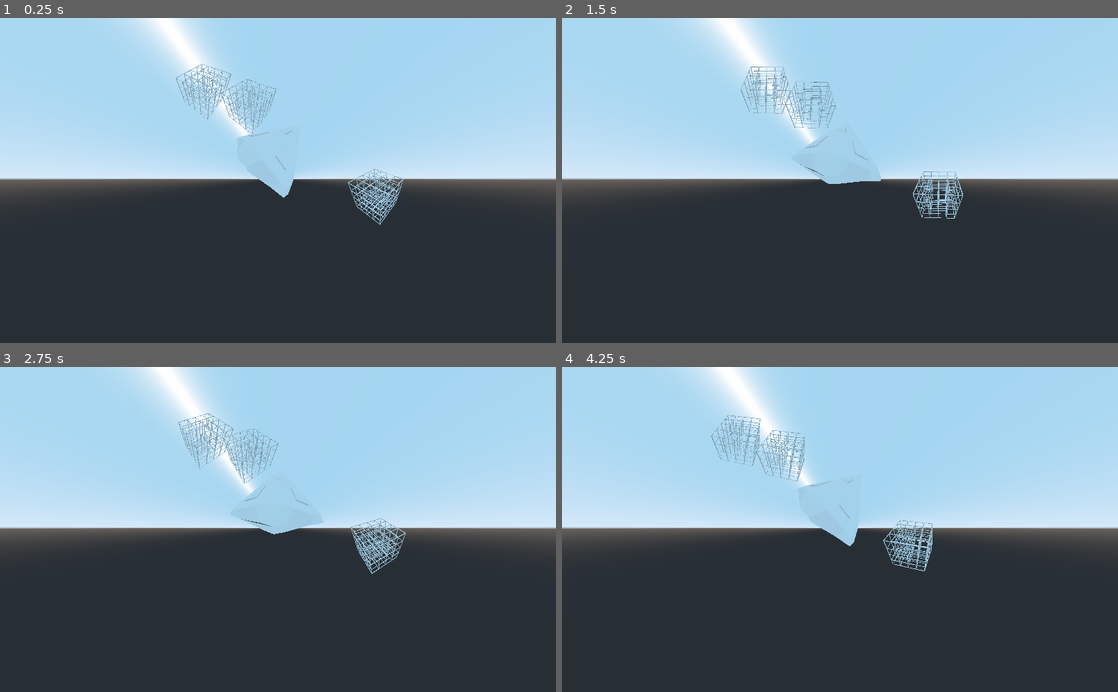
Above: before the commit, frames 1-4 (two rows, left to right).
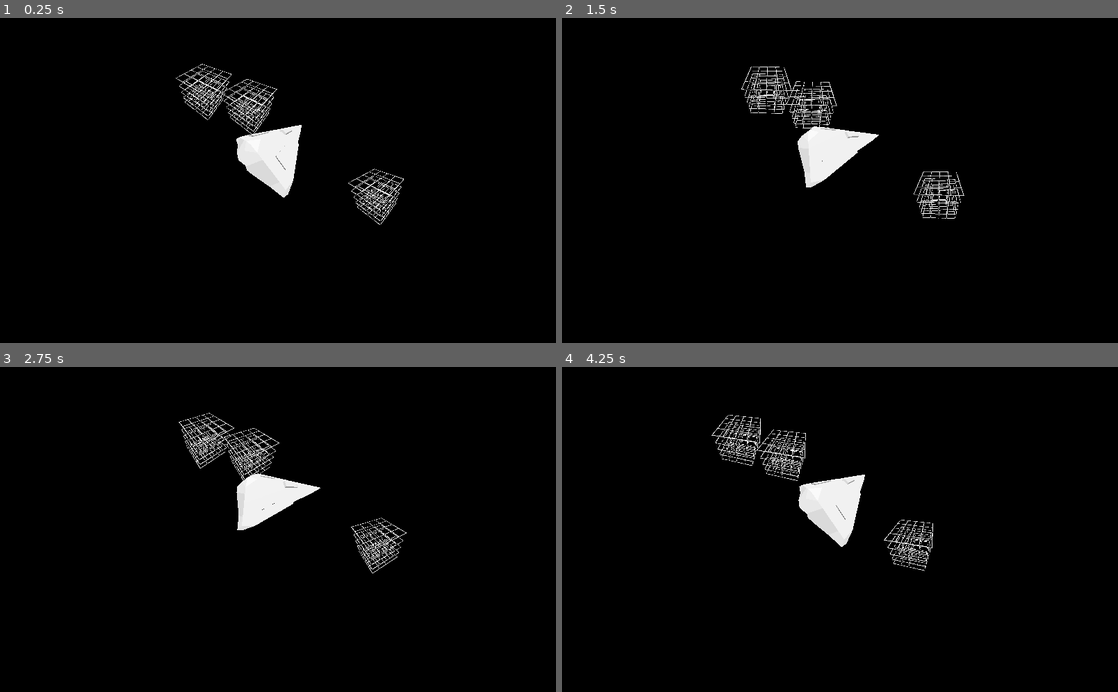
Above: after the commit, the same moments.

Repository: EamonnMR/galactic-night
Game: Godot game, scene res://main.tscn
The game is run twice, just before and just after one commit, with the same random seed, the same clock (stepped at 60 frames per second) and the same inputs.
Inputs:
- Up to frame 1 (0.25 s): no input
- Up to frame 2 (1.5 s): hold Right (ui_right) 0.53-1.28 s; hold Left (ui_left) from 1.28 s (still down)
- Up to frame 3 (2.75 s): release Left (ui_left) at 2.03 s; hold Right (ui_right) from 2.03 s (still down)
- Up to frame 4 (4.25 s): release Right (ui_right) at 2.78 s; hold Up (ui_up) 2.78-3.53 s; hold Left (ui_left) from 3.53 s (still down)

The runs differ from the first frame. In frame 1, 100% of the frame differs, in the area x 0-100%, y 0-100%; in frame 2, 100%; in frame 3, 100%; in frame 4, 100%.

Commit message:
Fixes rotation, pretties up env

Diff:
--- a/Spaceship.gd
+++ b/Spaceship.gd
@@ -16,7 +16,7 @@
 
 func get_limited_velocity_with_thrust(delta):
 	if Input.is_action_pressed("ui_up"):
-		linear_velocity += Vector2(accel * delta * 100, 0).rotated(rotation.y)
+		linear_velocity += Vector2(accel * delta * 100, 0).rotated(-rotation.y)
 	if linear_velocity.length() > max_speed:
 		return Vector2(max_speed, 0).rotated(linear_velocity.angle())
 	else:
@@ -24,8 +24,10 @@
 
 func get_rotation_change():
 	var dc = 0
+	# TODO:
+	# Something is fucked up about the shader so invert this for now.
 	if Input.is_action_pressed("ui_left"):
+		dc += 1
+	if Input.is_action_pressed("ui_right"):
 		dc -= 1
-	if Input.is_action_pressed("ui_right"):
-		dc += 1
 	return dc
--- a/default_env.tres
+++ b/default_env.tres
@@ -3,5 +3,6 @@
 [sub_resource type="ProceduralSky" id=1]
 
 [resource]
-background_mode = 2
+background_mode = 1
 background_sky = SubResource( 1 )
+ambient_light_energy = 0.3
--- a/main.tscn
+++ b/main.tscn
@@ -11,6 +11,8 @@
 shader_param/xform = null
 shader_param/inv_xform = null
 shader_param/S = 0.5
+
+[sub_resource type="PrismMesh" id=7]
 
 [sub_resource type="ShaderMaterial" id=3]
 shader = ExtResource( 1 )
@@ -44,6 +46,7 @@
 script = ExtResource( 5 )
 
 [node name="Graphics" type="MeshInstance" parent="Spaceship"]
+transform = Transform( -1, 0, -8.74228e-08, 0, 1, 0, 8.74228e-08, 0, -1, 0, 0, 0 )
 mesh = ExtResource( 4 )
 skeleton = NodePath("../..")
 material/0 = SubResource( 6 )
@@ -54,6 +57,12 @@
 remote_path = NodePath("../../CameraTransform")
 update_rotation = false
 update_scale = false
+
+[node name="MeshInstance" type="MeshInstance" parent="Spaceship"]
+transform = Transform( -4.37114e-08, 1, -4.37114e-08, 0, -1.10364e-08, -0.252484, -0.470493, -2.05659e-08, 8.98964e-16, 3.8294, 0, 0 )
+visible = false
+mesh = SubResource( 7 )
+material/0 = null
 
 [node name="MeshInstance3" type="MeshInstance" parent="."]
 transform = Transform( 1, 0, 0, 0, 1, 0, 0, 0, 1, 0.507011, 0, -1.71519 )
@@ -76,3 +85,6 @@
 skeleton = NodePath("../..")
 material/0 = SubResource( 5 )
 script = ExtResource( 2 )
+
+[node name="DirectionalLight" type="DirectionalLight" parent="."]
+transform = Transform( 1, 0, 0, 0, -4.37114e-08, 1, 0, -1, -4.37114e-08, 0, 0, 0 )
--- a/perspective.gdshader
+++ b/perspective.gdshader
@@ -5,6 +5,13 @@
 
 void vertex() {
 	//https://discord.com/channels/212250894228652034/408555922349359105/988915027035693186
+
+	mat4 reflection = mat4(
+		vec4(-1, 0, 0, 0),
+		vec4(0, 1, 0, 0),
+		vec4(0, 0, -1, 0),
+		vec4(0, 0, 0, 1)
+	);
 
 	mat4 projection = mat4(
 		vec4(1,0,0,0),
@@ -18,6 +25,7 @@
 		inv_xform *
 		projection *
 		xform *
+		reflection *
 		tmpvertex;
 
 	VERTEX = tmpvertex.xyz / tmpvertex.w;
Not shown: 1 places in main.tscn that only renumber resources
